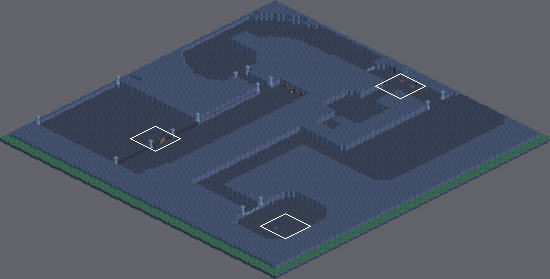
Level history. Tiled map: src/dracula_punch/Resources/Tiled/dungeon_map.tmx. Above: a wide view before the commit, with the close-up outlined.
Close-up. Before the commit:
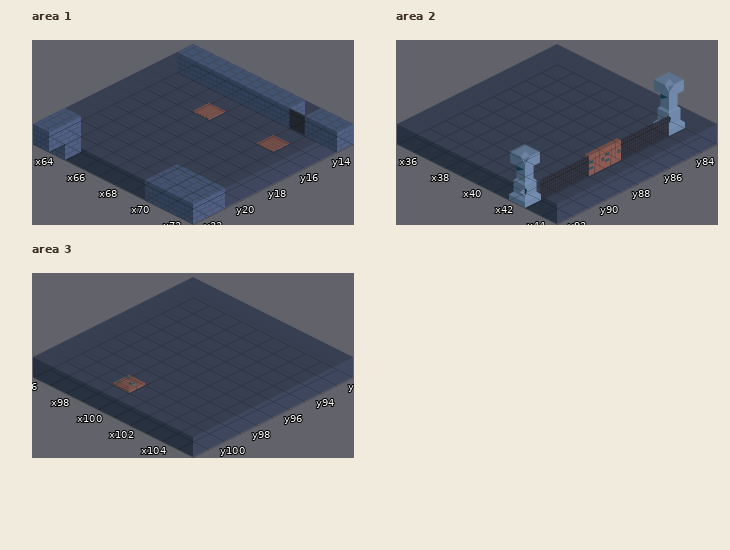
Cells are 256x128 px. Isometric: x runs down to the right, y down to the left. Shown: area 1 x 63..72, y 13..22; area 2 x 35..44, y 83..92; area 3 x 96..105, y 92..101.
After the commit:
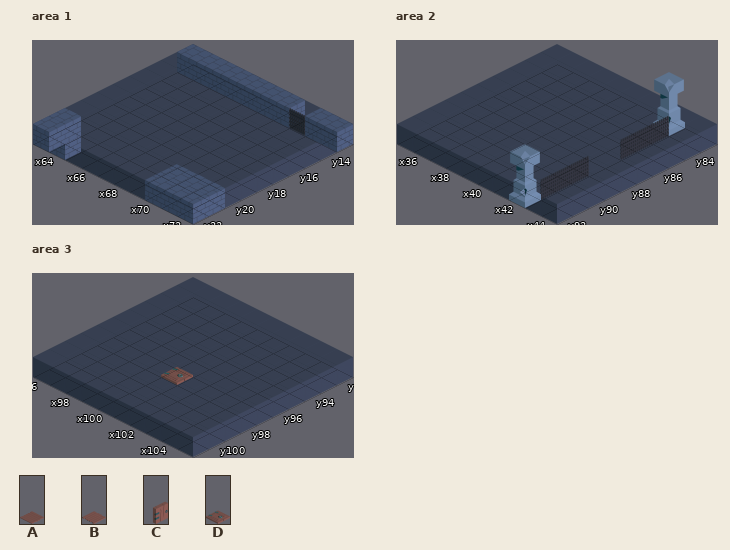
Key: from "tiledDungeon2": A 7, B 8, C 18, D 53.
_ is an empty cell.
Difference:
Layer "placement", area 1:
y 15: x 66 B -> _; x 70 A -> _
Layer "NE Walls", area 2:
y 87..88: x 42 C -> _
Layer "PlayerSpawn", area 3:
y 97: x 100 _ -> D
y 99: x 99 D -> _
Changed places in both close-ups, as pixel boxes (x1, y1, x2, y2):
removed: (193, 103, 225, 120)
removed: (257, 135, 289, 152)
removed: (585, 138, 621, 176)
added: (161, 367, 193, 385)
removed: (113, 375, 145, 393)
